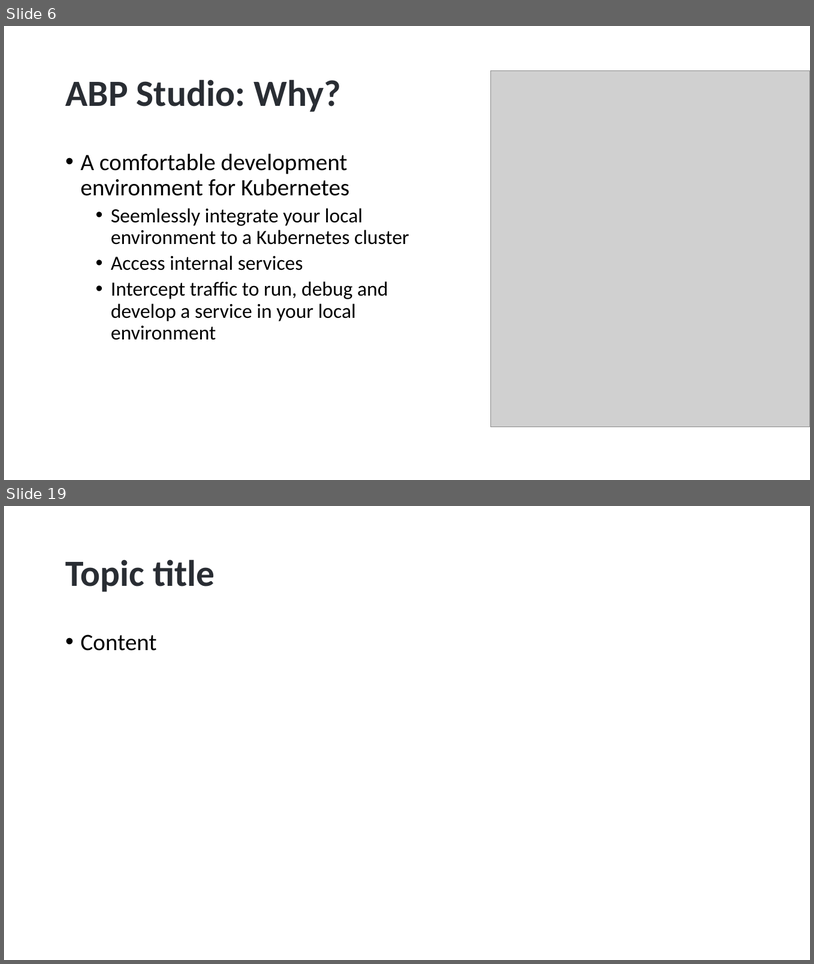
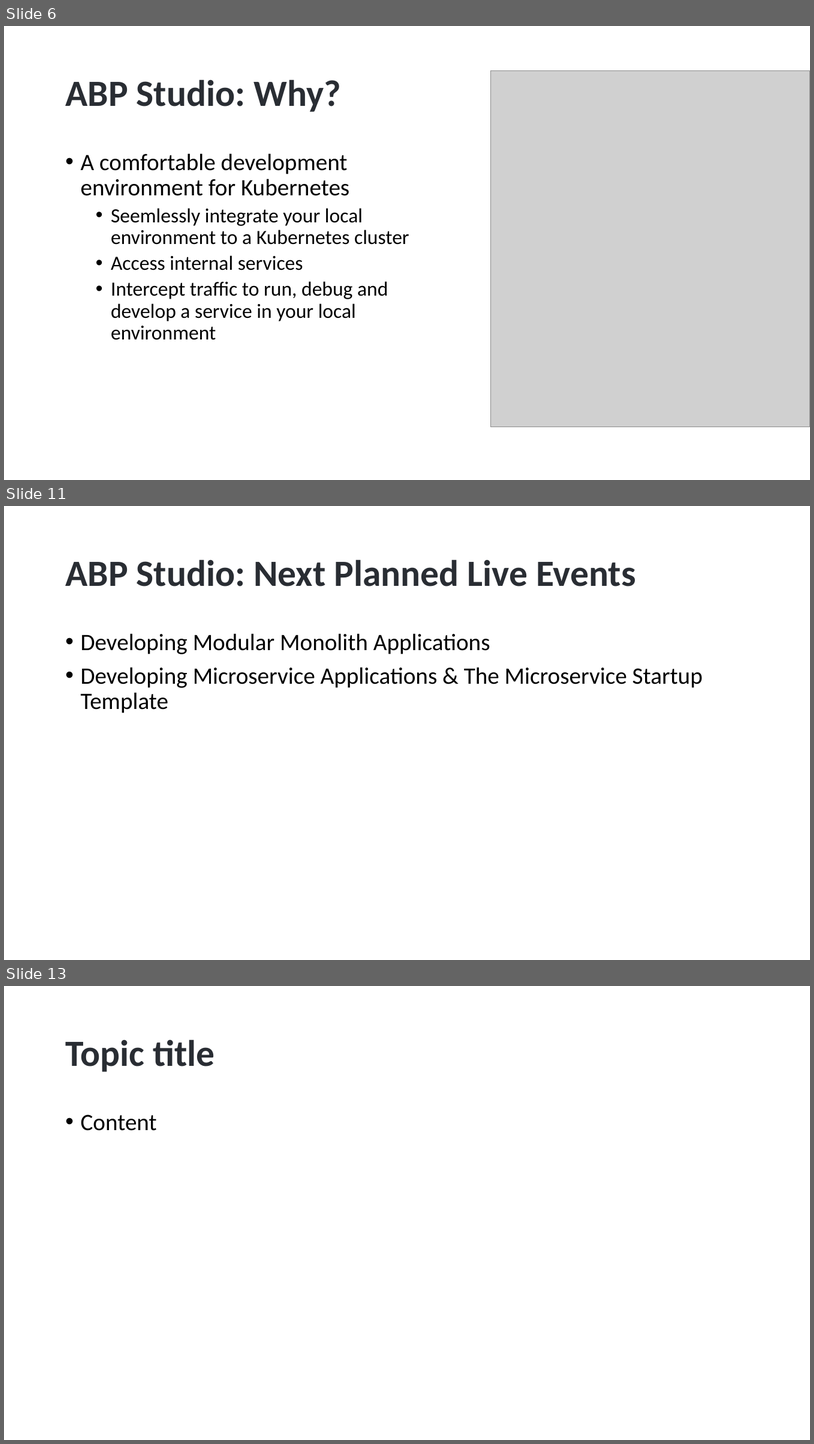
Before and after one commit to hikalkan/presentations, a slide deck: 2024-08-15 ABP Community Talks 2024.4/ABP Studio - The Missing Tool for Dotnet Developers.pptx. Shown one above the other, each under a label of ours: slides 6 and 19 before the commit, slides 6, 11 and 13 after it; the slides between them are not shown. The pictures are 814x964 and 814x1444 pixels, drawn with LibreOffice and Linux fonts; fonts in the diff are those of the drawing; grey boxes stand for pictures; background and template pictures are left out. Boxes give left, top, right and bottom in pixels: in the first picture for what was removed or moved away, otherwise in the second. Text is boxed around its words. In the diff, an @@ line names an element or a change of style, - is before the commit and + after.

```diff
--- a/2024-08-15 ABP Community Talks 2024.4/ABP Studio - The Missing Tool for Dotnet Developers.pptx
+++ b/2024-08-15 ABP Community Talks 2024.4/ABP Studio - The Missing Tool for Dotnet Developers.pptx
@@ slide 11 added at bbox=[4, 506, 810, 960], background picture (left out) @@
@@ title added at bbox=[65, 559, 636, 586], 44 pt, text #292D33, bold @@
+ABP Studio: Next Planned Live Events
@@ text added at bbox=[81, 633, 703, 713], 28 pt, text #000000 @@
+• Developing Modular Monolith Applications
+• Developing Microservice Applications & The Microservice Startup Template
@@ what was slide 19 is now slide 13 @@
```
Also in this commit, not shown: 1 slide changed, 5 other slides added, 12 slides removed.
